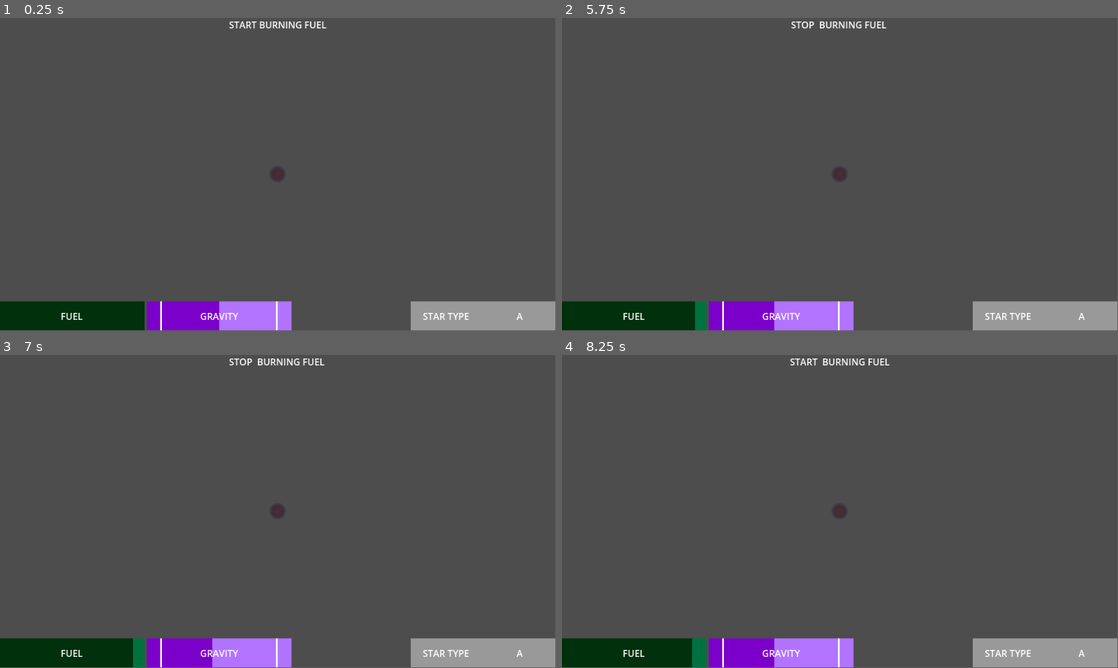
Above: before the commit, frames 1-4 (two rows, left to right).
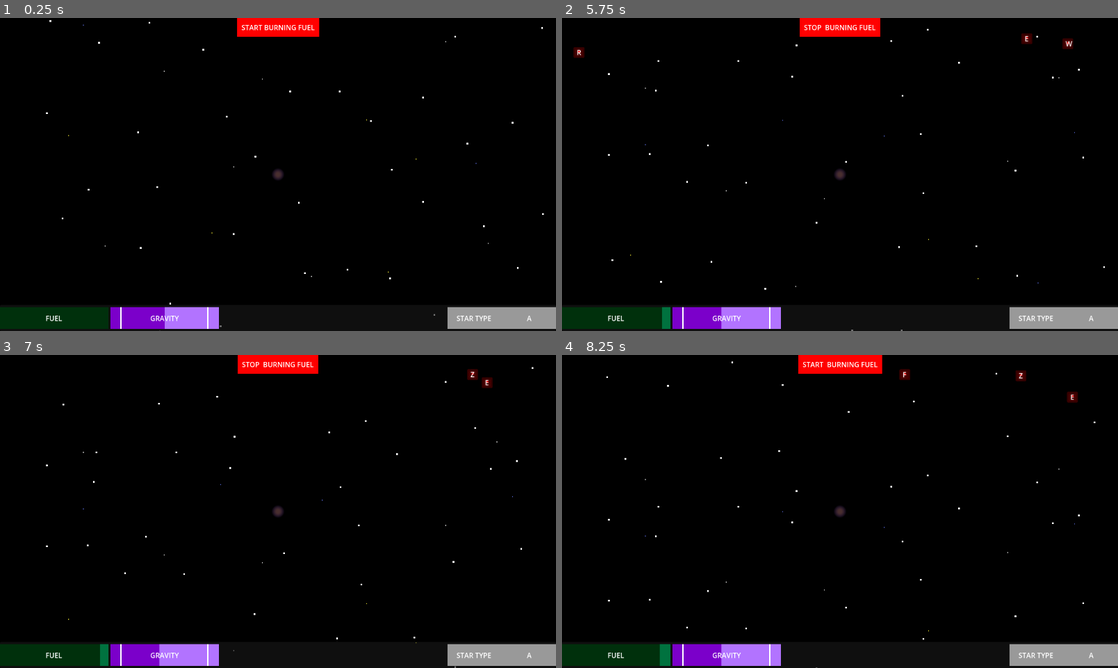
Above: after the commit, the same moments.

Repository: danGerep/cosmic-seed
Game: Godot game, scene res://space.tscn
The game is run twice, just before and just after one commit, with the same random seed, the same clock (stepped at 60 frames per second) and the same inputs. The engine's default icon, where the game draws it, is replaced by a stand-in: a white triangle on a blue panel in a dark square.
Inputs (mouse positions are in pixels of both pictures, inside the frame that each line leads up to):
- Up to frame 1 (0.25 s): no input
- Up to frame 2 (5.75 s): tap Enter at 0.5 s; move the mouse to (962, 158) at 0.52 s; press the mouse at (962, 158) at 0.53 s; hold D 0.53-1.28 s; tap Space at 0.77, 1.52, 3.02, 3.77, 4.52 s; move the mouse to (728, 190) at 1.27 s; release the mouse at (728, 190) at 1.28 s; hold S 1.28-2.03 s; tap Q at 1.35 s; move the mouse to (895, 105) at 2.02 s; hold D 2.03-2.78 s; tap E at 2.1 s; move the mouse to (812, 237) at 2.77 s; hold W 2.78-3.53 s; tap R at 2.85 s; move the mouse to (1006, 221) at 3.52 s; hold A 3.53-5.03 s; tap F at 3.6 s; move the mouse to (673, 127) at 4.27 s; tap Z at 4.35 s; move the mouse to (867, 174) at 5.02 s; hold S from 5.03 s (still down); tap X at 5.1 s
- Up to frame 3 (7 s): move the mouse to (194, 433) at 5.77 s; release S at 5.78 s; hold D 5.78-6.53 s; tap C at 5.85 s; tap Space at 6.02, 6.77 s; move the mouse to (400, 495) at 6.52 s; hold W from 6.53 s (still down); tap V at 6.6 s
- Up to frame 4 (8.25 s): move the mouse to (728, 527) at 7.27 s; release W at 7.28 s; hold D 7.28-8.03 s; click (728, 527) at 7.35 s; tap Space at 7.52 s; move the mouse to (895, 442) at 8.02 s; hold S from 8.03 s (still down); tap Q at 8.1 s
The window is 799x449 before the commit and 800x450 after it. Grey fills any space a smaller window leaves; there, only what the larger window draws over its background counts as a difference.

The runs differ from the first frame. In frame 1, 97% of the frame differs, in the area x 0-100%, y 0-100%; in frame 2, 97%; in frame 3, 97%; in frame 4, 97%.

Commit message:
a lot of things

Diff:
--- /dev/null
+++ b/parallax_background.gd
@@ -0,0 +1,8 @@
+extends ParallaxBackground
+
+
+@export var scroll_speed: float = -200.0  # Adjust speed as needed
+
+func _process(delta):
+	scroll_offset.x += scroll_speed * delta
+	print(scroll_offset.x)
--- a/project.godot
+++ b/project.godot
@@ -21,8 +21,10 @@
 
 [display]
 
-window/size/viewport_width=960
-window/size/viewport_height=540
+window/size/viewport_width=1280
+window/size/viewport_height=720
+window/stretch/mode="viewport"
+window/stretch/scale_mode="integer"
 
 [input]
 
--- a/space.tres
+++ b/space.tres
@@ -833,6 +833,14 @@
 [sub_resource type="StyleBoxFlat" id="StyleBoxFlat_qtpbo"]
 bg_color = Color(0, 0.188235, 0.0470588, 1)
 
+[sub_resource type="StyleBoxFlat" id="StyleBoxFlat_8m11n"]
+bg_color = Color(1, 0, 0, 1)
+border_width_left = 10
+border_width_top = 10
+border_width_right = 10
+border_width_bottom = 10
+border_color = Color(1, 0, 0, 1)
+
 [sub_resource type="StyleBoxFlat" id="StyleBoxFlat_rxlph"]
 bg_color = Color(0.697231, 0.451625, 1, 1)
 
@@ -861,6 +869,8 @@
 FuelBar/fonts/font = SubResource("FontFile_r5uja")
 FuelBar/styles/background = SubResource("StyleBoxFlat_81phd")
 FuelBar/styles/fill = SubResource("StyleBoxFlat_qtpbo")
+FuelLabel/base_type = &"Label"
+FuelLabel/styles/normal = SubResource("StyleBoxFlat_8m11n")
 GravityBar/base_type = &"ProgressBar"
 GravityBar/colors/font_color = Color(0, 0, 0, 1)
 GravityBar/colors/font_outline_color = Color(0, 0, 0, 1)
--- a/space.tscn
+++ b/space.tscn
@@ -1,9 +1,12 @@
-[gd_scene load_steps=6 format=3 uid="uid://i6q26h78p8xe"]
+[gd_scene load_steps=9 format=3 uid="uid://i6q26h78p8xe"]
 
 [ext_resource type="Script" uid="uid://d0dktcqqtn2j" path="res://space.gd" id="1_81phd"]
 [ext_resource type="PackedScene" uid="uid://bekdojy4i16x3" path="res://star.tscn" id="1_d5lh8"]
 [ext_resource type="Theme" uid="uid://b81l82dk3nudx" path="res://space.tres" id="2_qtpbo"]
+[ext_resource type="Texture2D" uid="uid://c3nsv22ttv2wv" path="res://assets/universe.png" id="2_w5eul"]
 [ext_resource type="Texture2D" uid="uid://5ohri5wom3tn" path="res://assets/divider.png" id="3_rxlph"]
+[ext_resource type="Texture2D" uid="uid://dmpwj1bnh22nt" path="res://assets/layer1.png" id="6_b5fhv"]
+[ext_resource type="Texture2D" uid="uid://ctfdwpob5o8sf" path="res://assets/layer2.png" id="7_4fhbr"]
 
 [sub_resource type="Curve2D" id="Curve2D_81phd"]
 _data = {
@@ -13,6 +16,10 @@
 
 [node name="Space" type="Node2D"]
 script = ExtResource("1_81phd")
+
+[node name="UniverseBackground" type="Sprite2D" parent="."]
+z_index = -100
+texture = ExtResource("2_w5eul")
 
 [node name="CanvasLayer" type="CanvasLayer" parent="."]
 
@@ -34,6 +41,8 @@
 offset_right = 84.5
 offset_bottom = 23.0
 grow_horizontal = 2
+theme = ExtResource("2_qtpbo")
+theme_type_variation = &"FuelLabel"
 text = "START BURNING FUEL"
 
 [node name="Warning" type="Label" parent="CanvasLayer/Control"]
@@ -53,126 +62,139 @@
 theme_type_variation = &"WarningLabel"
 horizontal_alignment = 1
 uppercase = true
-
-[node name="HBoxContainer" type="HBoxContainer" parent="CanvasLayer/Control"]
-layout_mode = 1
-anchors_preset = 2
-anchor_top = 1.0
-anchor_bottom = 1.0
-offset_top = -50.0
-offset_right = 504.0
-grow_vertical = 0
-
-[node name="Fuel" type="ProgressBar" parent="CanvasLayer/Control/HBoxContainer"]
-unique_name_in_owner = true
-layout_mode = 2
-size_flags_horizontal = 3
-size_flags_vertical = 3
-theme = ExtResource("2_qtpbo")
-theme_type_variation = &"FuelBar"
-value = 50.0
-show_percentage = false
-
-[node name="Label" type="Label" parent="CanvasLayer/Control/HBoxContainer/Fuel"]
-layout_mode = 1
-anchors_preset = 8
-anchor_left = 0.5
-anchor_top = 0.5
-anchor_right = 0.5
-anchor_bottom = 0.5
-offset_left = -20.0
-offset_top = -11.5
-offset_right = 20.0
-offset_bottom = 11.5
-grow_horizontal = 2
-grow_vertical = 2
-text = "FUEL"
-
-[node name="Gravity" type="ProgressBar" parent="CanvasLayer/Control/HBoxContainer"]
-unique_name_in_owner = true
-layout_mode = 2
-size_flags_horizontal = 3
-size_flags_vertical = 1
-theme = ExtResource("2_qtpbo")
-theme_type_variation = &"GravityBar"
-value = 10.0
-show_percentage = false
-
-[node name="Label" type="Label" parent="CanvasLayer/Control/HBoxContainer/Gravity"]
-layout_mode = 1
-anchors_preset = 8
-anchor_left = 0.5
-anchor_top = 0.5
-anchor_right = 0.5
-anchor_bottom = 0.5
-offset_left = -33.0
-offset_top = -11.5
-offset_right = 33.0
-offset_bottom = 11.5
-grow_horizontal = 2
-grow_vertical = 2
-text = "GRAVITY"
-
-[node name="DividerLeft" type="Sprite2D" parent="CanvasLayer/Control/HBoxContainer/Gravity"]
-unique_name_in_owner = true
-position = Vector2(25, 25)
-scale = Vector2(0.3, 1)
-texture = ExtResource("3_rxlph")
-
-[node name="DividerRight" type="Sprite2D" parent="CanvasLayer/Control/HBoxContainer/Gravity"]
-unique_name_in_owner = true
-position = Vector2(200, 25)
-scale = Vector2(0.3, 1)
-texture = ExtResource("3_rxlph")
-
-[node name="StarType" type="ProgressBar" parent="CanvasLayer/Control"]
-unique_name_in_owner = true
-layout_mode = 1
-anchors_preset = 3
-anchor_left = 1.0
-anchor_top = 1.0
-anchor_right = 1.0
-anchor_bottom = 1.0
-offset_left = -250.0
-offset_top = -50.0
-grow_horizontal = 0
-grow_vertical = 0
-size_flags_horizontal = 3
-size_flags_vertical = 3
-theme = ExtResource("2_qtpbo")
-theme_type_variation = &"StarTypeBar"
-value = 50.0
-show_percentage = false
-
-[node name="HBoxContainer" type="HBoxContainer" parent="CanvasLayer/Control/StarType"]
-layout_mode = 1
-anchors_preset = 14
-anchor_top = 0.5
-anchor_right = 1.0
-anchor_bottom = 0.5
-offset_top = -11.5
-offset_bottom = 11.5
-grow_horizontal = 2
-grow_vertical = 2
-
-[node name="Label" type="Label" parent="CanvasLayer/Control/StarType/HBoxContainer"]
-layout_mode = 2
-size_flags_horizontal = 3
-text = "STAR TYPE"
-horizontal_alignment = 1
-
-[node name="StarTypeLabel" type="Label" parent="CanvasLayer/Control/StarType/HBoxContainer"]
-unique_name_in_owner = true
-layout_mode = 2
-size_flags_horizontal = 3
-text = "A"
-horizontal_alignment = 1
 
 [node name="PointsLabel" type="Label" parent="CanvasLayer/Control"]
 layout_mode = 0
 offset_right = 40.0
 offset_bottom = 23.0
 
+[node name="Panel" type="Panel" parent="CanvasLayer/Control"]
+custom_minimum_size = Vector2(0, 60)
+layout_mode = 1
+anchors_preset = 12
+anchor_top = 1.0
+anchor_right = 1.0
+anchor_bottom = 1.0
+offset_top = -50.0
+grow_horizontal = 2
+grow_vertical = 0
+
+[node name="HBoxContainer" type="HBoxContainer" parent="CanvasLayer/Control/Panel"]
+layout_mode = 1
+anchors_preset = 4
+anchor_top = 0.5
+anchor_bottom = 0.5
+offset_top = -25.0
+offset_right = 504.0
+offset_bottom = 25.0
+grow_vertical = 2
+
+[node name="Fuel" type="ProgressBar" parent="CanvasLayer/Control/Panel/HBoxContainer"]
+unique_name_in_owner = true
+layout_mode = 2
+size_flags_horizontal = 3
+size_flags_vertical = 3
+theme = ExtResource("2_qtpbo")
+theme_type_variation = &"FuelBar"
+value = 50.0
+show_percentage = false
+
+[node name="Label" type="Label" parent="CanvasLayer/Control/Panel/HBoxContainer/Fuel"]
+layout_mode = 1
+anchors_preset = 8
+anchor_left = 0.5
+anchor_top = 0.5
+anchor_right = 0.5
+anchor_bottom = 0.5
+offset_left = -20.0
+offset_top = -11.5
+offset_right = 20.0
+offset_bottom = 11.5
+grow_horizontal = 2
+grow_vertical = 2
+text = "FUEL"
+
+[node name="Gravity" type="ProgressBar" parent="CanvasLayer/Control/Panel/HBoxContainer"]
+unique_name_in_owner = true
+layout_mode = 2
+size_flags_horizontal = 3
+size_flags_vertical = 1
+theme = ExtResource("2_qtpbo")
+theme_type_variation = &"GravityBar"
+value = 10.0
+show_percentage = false
+
+[node name="Label" type="Label" parent="CanvasLayer/Control/Panel/HBoxContainer/Gravity"]
+layout_mode = 1
+anchors_preset = 8
+anchor_left = 0.5
+anchor_top = 0.5
+anchor_right = 0.5
+anchor_bottom = 0.5
+offset_left = -33.0
+offset_top = -11.5
+offset_right = 33.0
+offset_bottom = 11.5
+grow_horizontal = 2
+grow_vertical = 2
+text = "GRAVITY"
+
+[node name="DividerLeft" type="Sprite2D" parent="CanvasLayer/Control/Panel/HBoxContainer/Gravity"]
+unique_name_in_owner = true
+position = Vector2(25, 25)
+scale = Vector2(0.3, 1)
+texture = ExtResource("3_rxlph")
+
+[node name="DividerRight" type="Sprite2D" parent="CanvasLayer/Control/Panel/HBoxContainer/Gravity"]
+unique_name_in_owner = true
+position = Vector2(200, 25)
+scale = Vector2(0.3, 1)
+texture = ExtResource("3_rxlph")
+
+[node name="StarType" type="ProgressBar" parent="CanvasLayer/Control/Panel"]
+unique_name_in_owner = true
+layout_mode = 1
+anchors_preset = 6
+anchor_left = 1.0
+anchor_top = 0.5
+anchor_right = 1.0
+anchor_bottom = 0.5
+offset_left = -250.0
+offset_top = -25.0
+offset_bottom = 25.0
+grow_horizontal = 0
+grow_vertical = 2
+size_flags_horizontal = 3
+size_flags_vertical = 3
+theme = ExtResource("2_qtpbo")
+theme_type_variation = &"StarTypeBar"
+value = 50.0
+show_percentage = false
+
+[node name="HBoxContainer" type="HBoxContainer" parent="CanvasLayer/Control/Panel/StarType"]
+layout_mode = 1
+anchors_preset = 14
+anchor_top = 0.5
+anchor_right = 1.0
+anchor_bottom = 0.5
+offset_top = -11.5
+offset_bottom = 11.5
+grow_horizontal = 2
+grow_vertical = 2
+
+[node name="Label" type="Label" parent="CanvasLayer/Control/Panel/StarType/HBoxContainer"]
+layout_mode = 2
+size_flags_horizontal = 3
+text = "STAR TYPE"
+horizontal_alignment = 1
+
+[node name="StarTypeLabel" type="Label" parent="CanvasLayer/Control/Panel/StarType/HBoxContainer"]
+unique_name_in_owner = true
+layout_mode = 2
+size_flags_horizontal = 3
+text = "A"
+horizontal_alignment = 1
+
 [node name="Star" parent="." instance=ExtResource("1_d5lh8")]
 
 [node name="Path2D" type="Path2D" parent="."]
@@ -194,3 +216,18 @@
 
 [node name="WarningTimer" type="Timer" parent="."]
 wait_time = 2.0
+
+[node name="HighSpace" type="Parallax2D" parent="."]
+repeat_size = Vector2(0, 1440)
+autoscroll = Vector2(0, 100)
+ignore_camera_scroll = true
+
+[node name="Sprite2D" type="Sprite2D" parent="HighSpace"]
+texture = ExtResource("6_b5fhv")
+
+[node name="MiddleSpace" type="Parallax2D" parent="."]
+repeat_size = Vector2(0, 1440)
+autoscroll = Vector2(0, 50)
+
+[node name="Sprite2D" type="Sprite2D" parent="MiddleSpace"]
+texture = ExtResource("7_4fhbr")
--- a/star.gd
+++ b/star.gd
@@ -2,6 +2,8 @@
 
 @onready var devour: Area2D = $Devour
 @onready var star_image: Node = $StarImage
+@onready var outter_sprite: Sprite2D = %OutterSprite
+@onready var collision_shape_2d: CollisionShape2D = %CollisionShape2D
 
 var star_types = [
 	preload("res://a_star.tscn"),
@@ -11,7 +13,25 @@
 	preload("res://e_star.tscn")
 ]
 
+var star_gravity_radius = [
+	25,
+	50,
+	100,
+	150,
+	200
+]
+
+var star_rim_radius = [
+	0.5,
+	1.0,
+	2.0,
+	3.0,
+	4.0
+]
+
 var current_star
+var animation_time: float
+var current_scale: float
 
 
 func _ready() -> void:
@@ -20,11 +40,22 @@
 	star_image.add_child(current_star)
 
 	devour.body_entered.connect(on_body_entered)
+	current_scale = star_rim_radius[0]
+
+
+func _process(delta: float) -> void:
+	animation_time += delta
+	var x = (cos(animation_time) + 1) / 2
+	var y = remap(x, 0.0, 1.0, 0.9, 1.0)
+
+	outter_sprite.scale = Vector2(current_scale, current_scale) * y
 
 
 func change_star_type(type: int) -> void:
+	collision_shape_2d.shape.radius = star_gravity_radius[type]
+	outter_sprite.scale = Vector2(star_rim_radius[type],star_rim_radius[type])
+	current_scale = star_rim_radius[type]
 	star_image.remove_child(current_star)
-
 	current_star = star_types[type].instantiate()
 	star_image.add_child(current_star)
 
--- a/star.tscn
+++ b/star.tscn
@@ -1,16 +1,17 @@
-[gd_scene load_steps=7 format=3 uid="uid://bekdojy4i16x3"]
+[gd_scene load_steps=8 format=3 uid="uid://bekdojy4i16x3"]
 
 [ext_resource type="PackedScene" uid="uid://ckgeadbx4jcw2" path="res://a_star.tscn" id="1_46ao5"]
 [ext_resource type="Script" uid="uid://b2gpoqog8qk3q" path="res://star.gd" id="1_e2x7v"]
+[ext_resource type="Texture2D" uid="uid://3pbq1p8d5k87" path="res://assets/rim50.png" id="4_d7oe7"]
 
 [sub_resource type="CircleShape2D" id="CircleShape2D_e2x7v"]
-radius = 176.003
+radius = 1.0
 
 [sub_resource type="CircleShape2D" id="CircleShape2D_d7oe7"]
-radius = 100.0
+radius = 25.0
 
 [sub_resource type="CircleShape2D" id="CircleShape2D_dvwch"]
-radius = 50.0
+radius = 25.0
 
 [sub_resource type="CircleShape2D" id="CircleShape2D_c2gop"]
 radius = 16.0
@@ -24,22 +25,29 @@
 
 [node name="AStar" parent="StarImage" instance=ExtResource("1_46ao5")]
 
-[node name="CollisionShape2D" type="CollisionShape2D" parent="."]
-visible = false
+[node name="RequiredCollisionShape" type="CollisionShape2D" parent="."]
 shape = SubResource("CircleShape2D_e2x7v")
 
-[node name="GravityPull" type="Area2D" parent="."]
+[node name="OutterPull" type="Area2D" parent="."]
 gravity_space_override = 1
 gravity_point = true
 
-[node name="CollisionShape2D" type="CollisionShape2D" parent="GravityPull"]
+[node name="CollisionShape2D" type="CollisionShape2D" parent="OutterPull"]
+unique_name_in_owner = true
 shape = SubResource("CircleShape2D_d7oe7")
 
-[node name="GravityPull2" type="Area2D" parent="."]
+[node name="OutterSprite" type="Sprite2D" parent="OutterPull"]
+unique_name_in_owner = true
+texture_filter = 1
+scale = Vector2(0.5, 0.5)
+texture = ExtResource("4_d7oe7")
+
+[node name="InnerPull" type="Area2D" parent="."]
+visible = false
 gravity_space_override = 1
 gravity_point = true
 
-[node name="CollisionShape2D" type="CollisionShape2D" parent="GravityPull2"]
+[node name="CollisionShape2D" type="CollisionShape2D" parent="InnerPull"]
 shape = SubResource("CircleShape2D_dvwch")
 
 [node name="Camera2D" type="Camera2D" parent="."]
Binary file added: assets/background.png
Not shown, added: assets/background.png.import
Binary file added: assets/layer1.png
Not shown, added: assets/layer1.png.import
Binary file added: assets/layer2.png
Not shown, added: assets/layer2.png.import
Binary file added: assets/rim50.png
Not shown, added: assets/rim50.png.import
Binary file added: assets/universe.png
Not shown, added: assets/universe.png.import
Not shown, added: parallax_background.gd.uid
Not shown: 1 places in space.tres that only renumber resources
